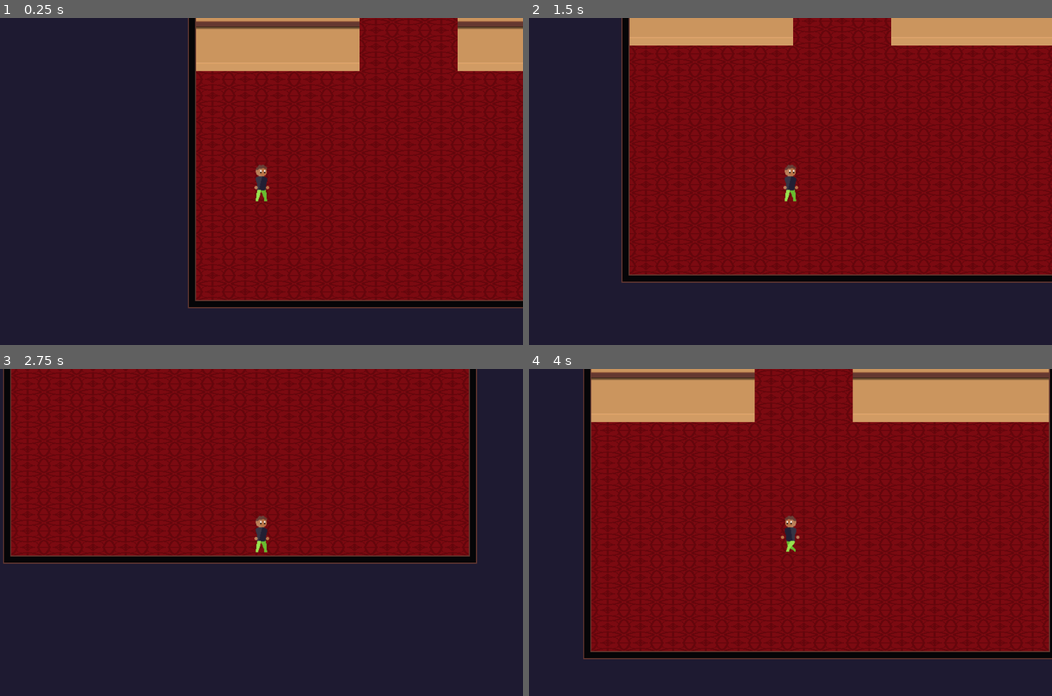
Above: before the commit, frames 1-4 (two rows, left to right).
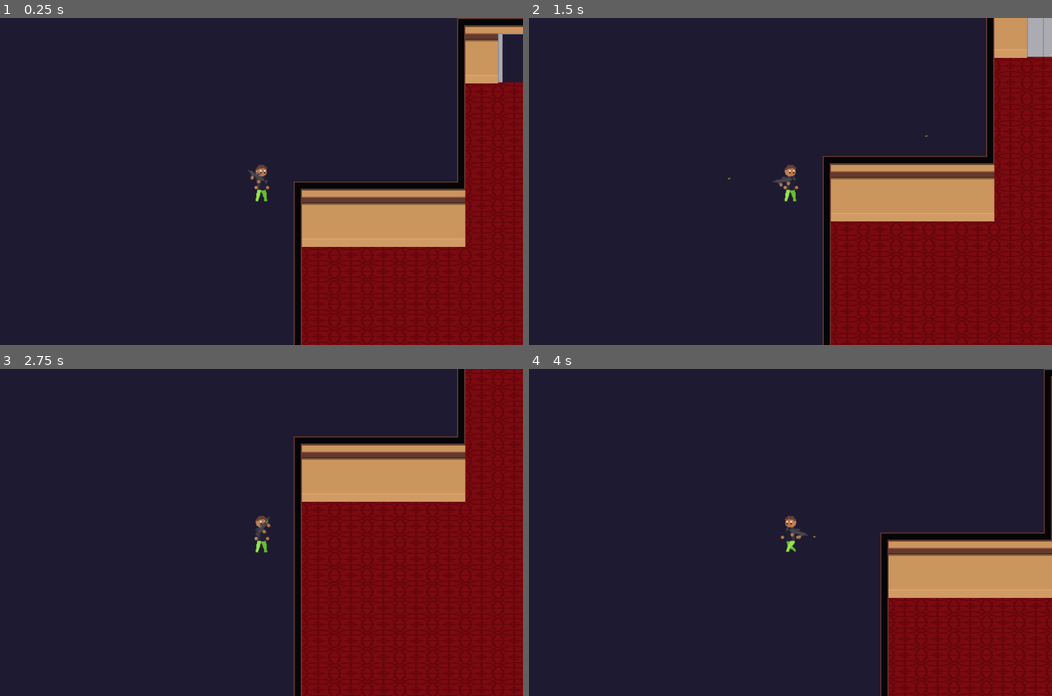
Above: after the commit, the same moments.

Repository: sirBamson/borlaier
Game: Godot game, scene res://Scenes/SceneController.tscn
Two runs of this game, one before a commit and one after it. Both use one fixed random seed, a clock stepped at 60 frames per second and the inputs below.
Inputs (mouse positions are in pixels of both pictures, inside the frame that each line leads up to):
- Up to frame 1 (0.25 s): no input
- Up to frame 2 (1.5 s): tap Enter (ui_accept) at 0.5, 0.77 s; move the mouse to (905, 165) at 0.52 s; hold Right (ui_right) 0.53-1.28 s; hold Space (fire) 0.53-1.28 s; move the mouse to (685, 197) at 1.27 s; hold Down (ui_down) from 1.28 s (still down); tap Space (fire) at 1.35 s
- Up to frame 3 (2.75 s): tap Enter (ui_accept) at 1.52 s; move the mouse to (313, 460) at 2.02 s; release Down (ui_down) at 2.03 s; hold Right (ui_right) from 2.03 s (still down); hold Space (fire) from 2.03 s (still down)
- Up to frame 4 (4 s): move the mouse to (764, 597) at 2.77 s; release Right (ui_right) at 2.78 s; release Space (fire) at 2.78 s; hold Up (ui_up) 2.78-3.53 s; tap Space (fire) at 2.85 s; tap Enter (ui_accept) at 3.02, 3.77 s; move the mouse to (947, 581) at 3.52 s; hold Left (ui_left) from 3.53 s (still down); hold Space (fire) from 3.53 s (still down)

The runs differ from the first frame. In frame 1, 49% of the frame differs, in the area x 35-100%, y 0-100%; in frame 2, 62%; in frame 3, 71%; in frame 4, 78%, in the area x 10-100%, y 0-100%.

Commit message:
x.pos not by weapon in main scene

Diff:
--- a/Scenes/Bullet.tscn
+++ b/Scenes/Bullet.tscn
@@ -1,12 +1,16 @@
-[gd_scene load_steps=3 format=2]
+[gd_scene load_steps=4 format=2]
 
 [ext_resource path="res://Assets/bullet.png" type="Texture" id=1]
+[ext_resource path="res://Scripts/Bullet.gd" type="Script" id=2]
 
 [sub_resource type="CapsuleShape2D" id=1]
 radius = 1.0
 height = 4.0
 
 [node name="Bullet" type="RigidBody2D"]
+contacts_reported = 1
+contact_monitor = true
+script = ExtResource( 2 )
 
 [node name="Sprite" type="Sprite" parent="."]
 rotation = 1.5708
@@ -15,3 +19,5 @@
 [node name="CollisionShape2D" type="CollisionShape2D" parent="."]
 rotation = 1.5708
 shape = SubResource( 1 )
+
+[connection signal="body_entered" from="." to="." method="_on_Bullet_body_entered"]
--- a/Scenes/Gun.tscn
+++ b/Scenes/Gun.tscn
@@ -4,6 +4,5 @@
 [ext_resource path="res://Scripts/Gun.gd" type="Script" id=2]
 
 [node name="Gun" type="Sprite"]
-position = Vector2( 202, 124 )
 texture = ExtResource( 1 )
 script = ExtResource( 2 )
--- a/Scenes/Player.tscn
+++ b/Scenes/Player.tscn
@@ -1,7 +1,8 @@
-[gd_scene load_steps=23 format=2]
+[gd_scene load_steps=24 format=2]
 
 [ext_resource path="res://Assets/animated_right-Sheet.png" type="Texture" id=1]
 [ext_resource path="res://Scripts/Player.gd" type="Script" id=2]
+[ext_resource path="res://Scenes/Gun.tscn" type="PackedScene" id=3]
 [ext_resource path="res://Assets/animated_left-Sheet.png" type="Texture" id=5]
 
 [sub_resource type="CapsuleShape2D" id=1]
@@ -127,3 +128,5 @@
 position = Vector2( 0, 1.90735e-06 )
 frames = SubResource( 18 )
 animation = "Idle"
+
+[node name="Gun" parent="." instance=ExtResource( 3 )]
--- /dev/null
+++ b/Scripts/Bullet.gd
@@ -0,0 +1,6 @@
+extends RigidBody2D
+
+
+func _on_Bullet_body_entered(body: Node) -> void:
+	if !body.is_in_group("Player"):
+		queue_free()
--- a/Scripts/Gun.gd
+++ b/Scripts/Gun.gd
@@ -1,16 +1,25 @@
 extends Sprite
 
 
+export var bullet_speed = 1000
+export var fire_rate = 0.12
+
 var bullet = preload("res://Scenes/Bullet.tscn")
-export var bullet_speed = 10
+var can_fire = true
+var a = 0
+#var gun_position = $"/root/PlayerGlobals"
+#var dif = Vector2(200)
 
 
 func _process(delta: float) -> void:
 	look_at(get_global_mouse_position())
+	var bullet_instance = bullet.instance()
 
-	if Input.is_action_pressed("fire"):
-		var bullet_instance = bullet.instance()
-		bullet_instance.position = get_global_position() + (Vector2(0, -2).rotated(rotation))
+	if Input.is_action_pressed("fire") and can_fire:
+		bullet_instance.position = get_global_position() + (Vector2(23, -4).rotated(rotation))
 		bullet_instance.rotation_degrees = rotation_degrees
 		bullet_instance.apply_impulse(Vector2(), Vector2(bullet_speed, 0).rotated(rotation))
 		get_tree().get_root().add_child(bullet_instance)
+		can_fire = false
+		yield(get_tree().create_timer(fire_rate),"timeout")
+		can_fire = true
--- a/Scripts/Player.gd
+++ b/Scripts/Player.gd
@@ -3,12 +3,13 @@
 
 signal player_dead
 
+var gun = preload("res://Scenes/Gun.tscn")
+
 
 var _direction: Vector2 = Vector2.ZERO
 var _velocity: Vector2 = Vector2.ZERO
 var _healt: int = PlayerGlobals.player_healt
-#var bullet_speed = 2000
-#var bullet = preload("res://scenes/bullet.tscn")
+var gun_position = global_position
 
 export var speed = 250
 
@@ -28,6 +29,7 @@
 	if Input.is_action_pressed("ui_left"):
 		_velocity += Vector2.LEFT
 
+
 	_direction = _velocity
 
 	if _direction.x > 0:
@@ -45,6 +47,16 @@
 	_velocity = move_and_slide(_velocity)
 
 
+func _process(delta: float) -> void:
+	var mouse_position = get_global_mouse_position()
+	if mouse_position.x < (gun_position.x):
+		#bullet_instance.position = get_global_position() + (Vector2(23, 0).rotated(rotation))
+		$Gun.flip_v = true
+
+	else:
+		$Gun.flip_v = false
+
+
 func take_damage(damage) -> void:
 	_healt -= damage
 	print(_healt)
--- a/project.godot
+++ b/project.godot
@@ -29,6 +29,34 @@
 
 [input]
 
+ui_left={
+"deadzone": 0.5,
+"events": [ Object(InputEventKey,"resource_local_to_scene":false,"resource_name":"","device":0,"alt":false,"shift":false,"control":false,"meta":false,"command":false,"pressed":false,"scancode":16777231,"physical_scancode":0,"unicode":0,"echo":false,"script":null)
+, Object(InputEventJoypadButton,"resource_local_to_scene":false,"resource_name":"","device":0,"button_index":14,"pressure":0.0,"pressed":false,"script":null)
+, Object(InputEventKey,"resource_local_to_scene":false,"resource_name":"","device":0,"alt":false,"shift":false,"control":false,"meta":false,"command":false,"pressed":false,"scancode":0,"physical_scancode":65,"unicode":0,"echo":false,"script":null)
+ ]
+}
+ui_right={
+"deadzone": 0.5,
+"events": [ Object(InputEventKey,"resource_local_to_scene":false,"resource_name":"","device":0,"alt":false,"shift":false,"control":false,"meta":false,"command":false,"pressed":false,"scancode":16777233,"physical_scancode":0,"unicode":0,"echo":false,"script":null)
+, Object(InputEventJoypadButton,"resource_local_to_scene":false,"resource_name":"","device":0,"button_index":15,"pressure":0.0,"pressed":false,"script":null)
+, Object(InputEventKey,"resource_local_to_scene":false,"resource_name":"","device":0,"alt":false,"shift":false,"control":false,"meta":false,"command":false,"pressed":false,"scancode":0,"physical_scancode":68,"unicode":0,"echo":false,"script":null)
+ ]
+}
+ui_up={
+"deadzone": 0.5,
+"events": [ Object(InputEventKey,"resource_local_to_scene":false,"resource_name":"","device":0,"alt":false,"shift":false,"control":false,"meta":false,"command":false,"pressed":false,"scancode":16777232,"physical_scancode":0,"unicode":0,"echo":false,"script":null)
+, Object(InputEventJoypadButton,"resource_local_to_scene":false,"resource_name":"","device":0,"button_index":12,"pressure":0.0,"pressed":false,"script":null)
+, Object(InputEventKey,"resource_local_to_scene":false,"resource_name":"","device":0,"alt":false,"shift":false,"control":false,"meta":false,"command":false,"pressed":false,"scancode":0,"physical_scancode":87,"unicode":0,"echo":false,"script":null)
+ ]
+}
+ui_down={
+"deadzone": 0.5,
+"events": [ Object(InputEventKey,"resource_local_to_scene":false,"resource_name":"","device":0,"alt":false,"shift":false,"control":false,"meta":false,"command":false,"pressed":false,"scancode":16777234,"physical_scancode":0,"unicode":0,"echo":false,"script":null)
+, Object(InputEventJoypadButton,"resource_local_to_scene":false,"resource_name":"","device":0,"button_index":13,"pressure":0.0,"pressed":false,"script":null)
+, Object(InputEventKey,"resource_local_to_scene":false,"resource_name":"","device":0,"alt":false,"shift":false,"control":false,"meta":false,"command":false,"pressed":false,"scancode":0,"physical_scancode":83,"unicode":0,"echo":false,"script":null)
+ ]
+}
 fire={
 "deadzone": 0.5,
 "events": [ Object(InputEventKey,"resource_local_to_scene":false,"resource_name":"","device":0,"alt":false,"shift":false,"control":false,"meta":false,"command":false,"pressed":false,"scancode":0,"physical_scancode":32,"unicode":0,"echo":false,"script":null)
